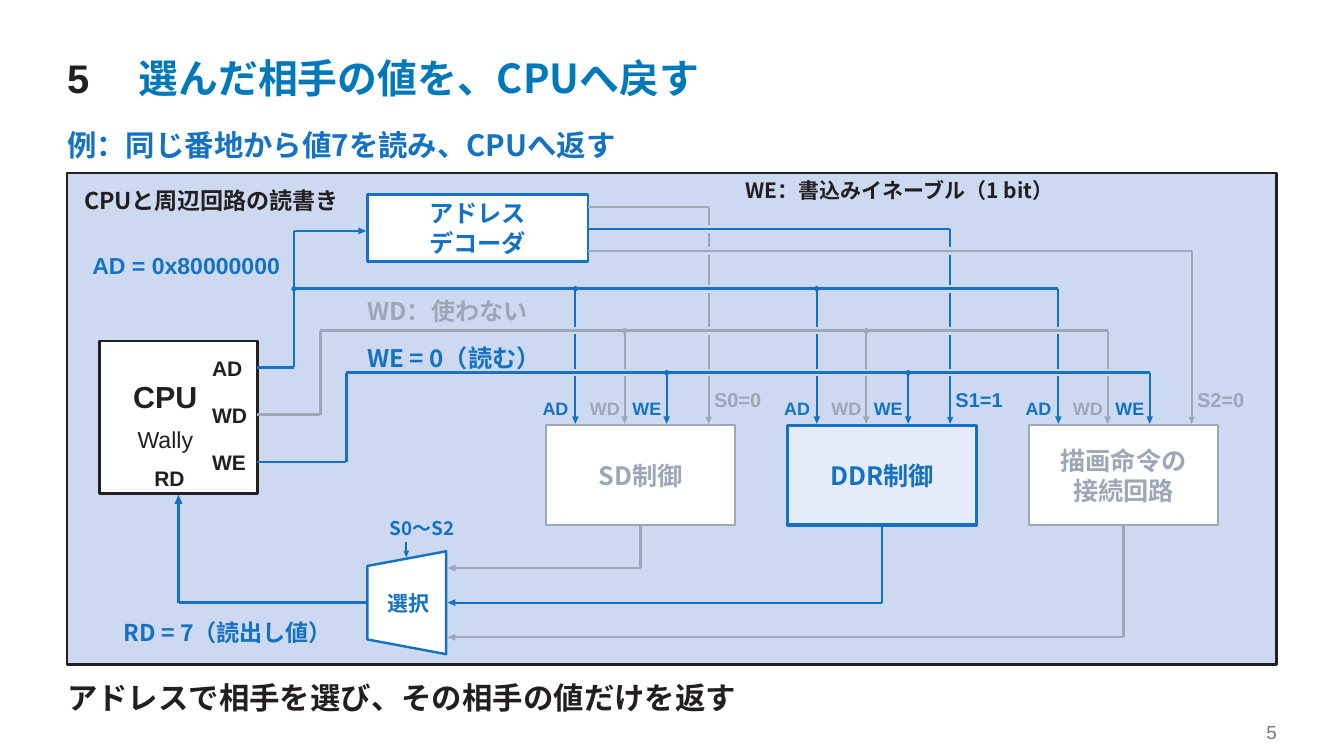
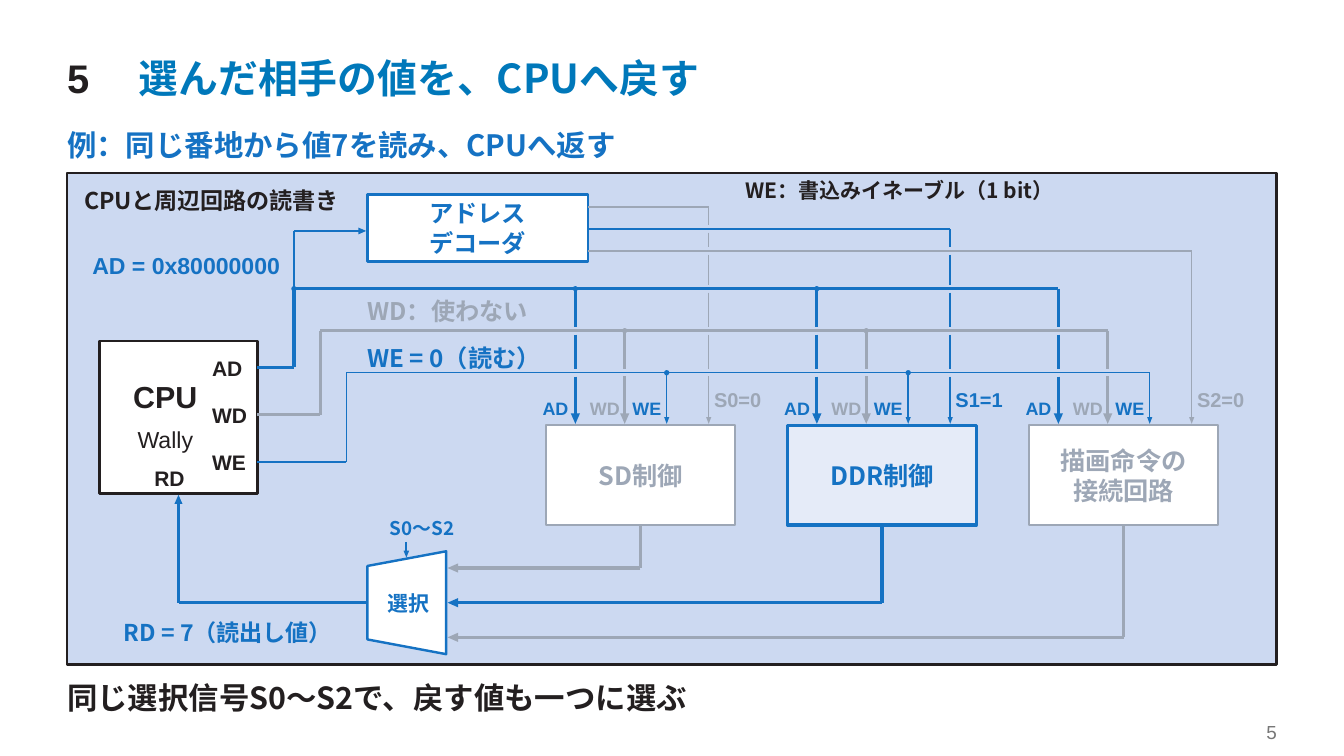
Before and after one commit to SoshiroFujimori/wally-game-console-research, a slide deck: slide 5 of docs/presentation/中間発表_主要事項.pptx. Drawn at 1344x756 pixels with LibreOffice and Linux fonts; fonts in the diff are those of the drawing. Boxes give left, top, right and bottom in pixels: in the first picture for what was removed or moved away, otherwise in the second. Text is boxed around its words. In the diff, an @@ line names an element or a change of style, - is before the commit and + after.

```diff
--- a/docs/presentation/中間発表_主要事項.pptx
+++ b/docs/presentation/中間発表_主要事項.pptx
@@ outline #1572C3 1.58 pt to #1572C3 2.25 pt; outline redrawn in 3 elements at [576,288,577,413], [817,288,818,413], [1059,288,1060,413] @@
@@ outline #9DA7B6 1.58 pt to #9DA7B6 2.25 pt; outline redrawn in 3 elements at [625,331,626,413], [866,331,867,413], [1108,331,1109,413] @@
@@ outline redrawn in 9 elements at [448,564,458,573], [448,633,458,642], [448,598,458,607], [813,413,822,423], [1054,413,1063,423], [862,413,871,423], [1103,413,1112,423], [571,413,580,423], [620,413,629,423] @@
@@ freeform shape at [458,569,640,570]: outline #9DA7B6 1.65 pt to #9DA7B6 2.25 pt; outline redrawn @@
@@ freeform shape at [458,603,882,604]: outline #1572C3 1.65 pt to #1572C3 2.25 pt; outline redrawn @@
@@ freeform shape at [458,637,1123,638]: outline #9DA7B6 1.65 pt to #9DA7B6 2.25 pt; outline redrawn @@
@@ text at [67,683,687,712]: text changed @@
-アドレスで相手を選び、その相手の値だけを返す
+同じ選択信号S0〜S2で、戻す値も一つに選ぶ
```
Also in this commit, not shown: 11 other slides changed, 1 slide added, 1 slide removed, 25 other files.
